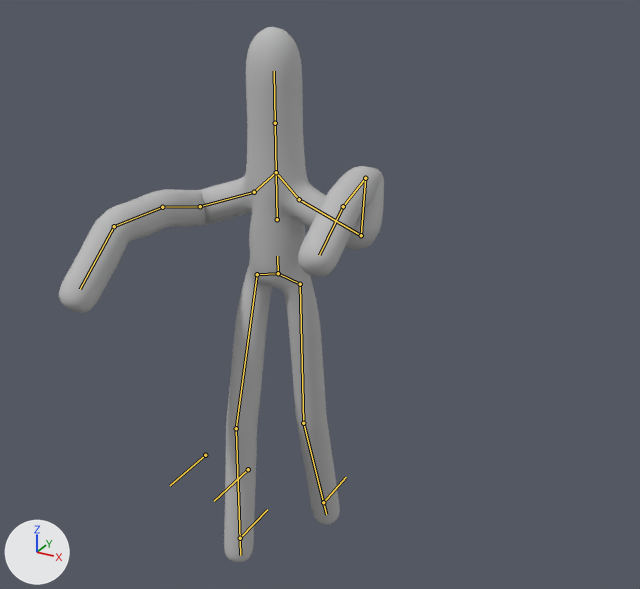
The FBX model Assets/models/the children animated 2 .fbx as it was, and as the next commit left it.
Both versions are drawn from a 50 mm camera at (7.57, -12.25, 11.63) aimed at (0.95, -0.21, 5.61). Every picture has the same lights, and +X, +Y and +Z are marked at lower left. Both versions are drawn at frame 1 of the action 'Armature|Walk'; the numbers are the values there. The bones that bend it are drawn over the model as lines.

Objects in the first picture: 'Child base mesh (no costume).001'.
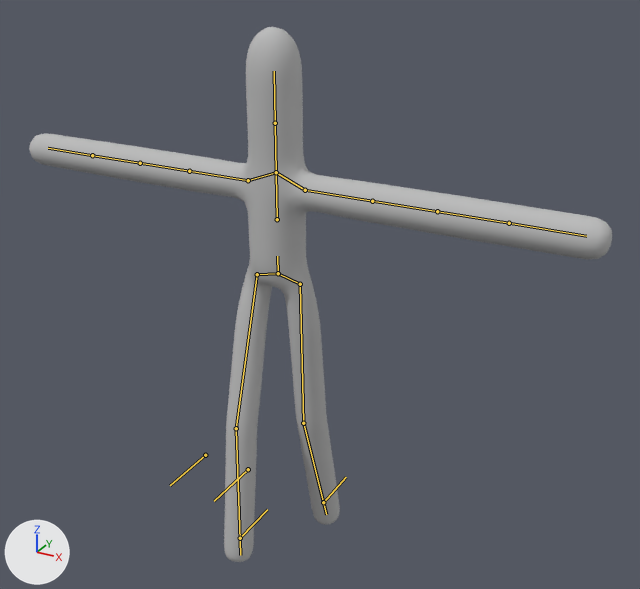
Boxes [x1, y1, x2, y2] around the edits, measured in the pictures (640 x 589 px):
'Child base mesh (no costume).001', posed (79% wider): before [59, 27, 384, 562]; after [29, 27, 612, 562]
bone 'arm 1 L', root to tip: before (276, 172) to (299, 199); after (276, 172) to (305, 190)
bone 'arm 3 L', root to tip: before (361, 235) to (365, 178); after (372, 201) to (437, 211)
bone 'arm 4 L', root to tip: before (365, 178) to (343, 206); after (437, 211) to (509, 223)
bone 'arm 5 L', root to tip: before (343, 206) to (319, 255); after (509, 223) to (586, 236)
bone 'arm 1 R', root to tip: before (276, 172) to (254, 192); after (276, 172) to (248, 180)
bone 'arm 3 R', root to tip: before (200, 206) to (162, 207); after (189, 171) to (140, 163)
bone 'arm 4 R', root to tip: before (162, 207) to (114, 226); after (140, 163) to (92, 155)
bone 'arm 5 R', root to tip: before (114, 226) to (80, 289); after (92, 155) to (48, 148)

The edits, one by one:
Bone 'arm 1 L' (bone_arm_1_l) turns from (0, 0, -21) to (0, 0, 0) degrees about its own x, y and z.
Bone 'arm 3 L' (bone_arm_3_l) turns from (-87, 46, 48) to (0, 0, 0) degrees about its own x, y and z.
Bone 'arm 4 L' (bone_arm_4_l) turns from (6, -17, 143) to (0, 0, 0) degrees about its own x, y and z.
Bone 'arm 5 L' (bone_arm_5_l) turns from (-2, 0, 14) to (0, 0, 0) degrees about its own x, y and z.
Bone 'arm 1 R' (bone_arm_1_r) turns from (0, 0, 21) to (0, 0, 0) degrees about its own x, y and z.
Bone 'arm 3 R' (bone_arm_3_r) turns from (92, 15, -15) to (0, 0, 0) degrees about its own x, y and z.
Bone 'arm 4 R' (bone_arm_4_r) turns from (-6, 1, 15) to (0, 0, 0) degrees about its own x, y and z.
Bone 'arm 5 R' (bone_arm_5_r) turns from (-5, 2, 42) to (0, 0, 0) degrees about its own x, y and z.
